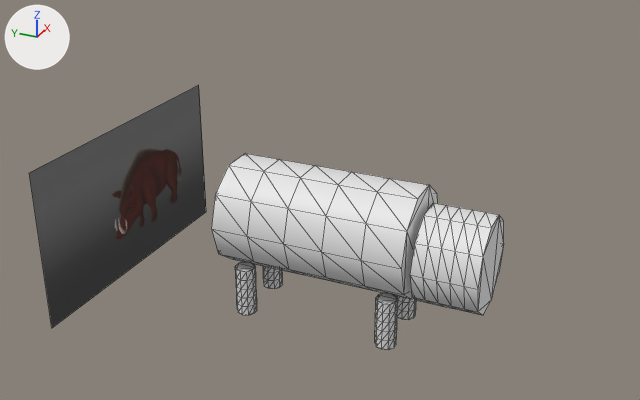
Before and after pictures for a commit that changed the FBX model Assets/Game/Art/Characters/JabaliPetit/JabaliPetit_model.fbx.
Rendered twice from a 50 mm camera at (-4.68, -2.03, 3.15) aimed at (0.08, 0.1, 0.77). Arrows for +X, +Y and +Z are at upper left; the lights stay in place. Mesh edges are drawn as thin lines. Where no turn or scale is listed for an object, it has been applied to the vertices.
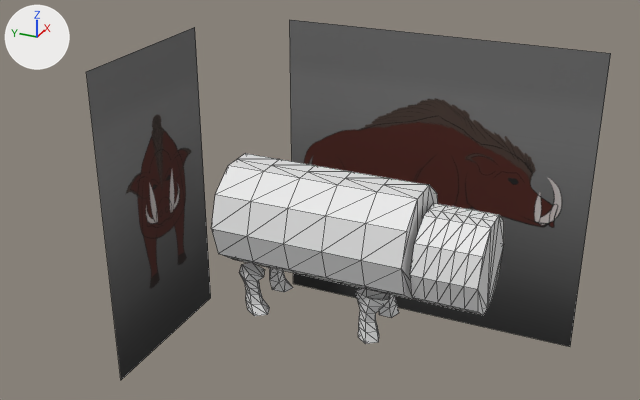
Where the newer file only moved an object's origin or applied its transform, the numbers keep the older frame.

Edits to the bpy script that builds the scene:
```text
Add img_jabalipetit3d_jpg:
    img_jabalipetit3d_jpg = load_image('jabalipetit3d.jpg', '_unpacked/jabalipetit3d.jpg', 1920, 1080, 'sRGB')
Add mat_material__27:
    mat_material__27 = principled_material('Material #27')
    mat_material__27.texture = img_jabalipetit3d_jpg
    mat_material__27.roughness = 0.859
Add mat_material__26:
    mat_material__26 = principled_material('Material #26')
    mat_material__26.texture = img_jabalipetit3d_jpg
    mat_material__26.roughness = 0.859
Change me_mesh:
    where me_mesh.from_pydata(...)  # 4 vertices, 1 face; spans x -0.96..0.96, y 0.0, z -0.54..0.54
    used by ob_plane001; location = (0.0, 1.524, 0.576)
    remove me_mesh.materials.append(mat_material__25)  # picture img_jabalipetitv3_jpg
    me_mesh part 1
    me_mesh.vertices[0].co: (-0.96, 0.0, -0.54) -> (-0.66, -0.26, -1.06)  # pixel (51, 328) -> pixel (120, 380)
    me_mesh.vertices[1].co: (0.96, 0.0, -0.54) -> (0.54, -0.26, -1.06)  # pixel (206, 211) -> pixel (210, 297)
    me_mesh.vertices[2].co: (-0.96, 0.0, 0.54) -> (-0.66, -0.26, 1.11)  # pixel (29, 172) -> pixel (86, 71)
    me_mesh.vertices[3].co: (0.96, 0.0, 0.54) -> (0.54, -0.26, 1.11)  # pixel (198, 84) -> pixel (194, 27)
    add me_mesh.materials.append(mat_material__27)  # picture img_jabalipetit3d_jpg
Change me_mesh_001:
    used by ob_cylinder001; location = (0.0, 0.0, 0.0)
    remove me_mesh_001.from_pydata(...)  # 360 vertices, 696 faces; spans x -0.36..0.36, y -1.05..0.66, z 0.0..0.99
    add me_mesh_001.from_pydata(...)  # 264 vertices, 498 faces; spans x -0.36..0.36, y -1.05..0.66, z 0.0..0.99
    me_mesh_001 part 2: the loose piece of 60 vertices spanning x -0.26..-0.13, y 0.45..0.58, z 0.0..0.33 is rebuilt with 30 vertices and now spans x -0.25..-0.11, y 0.36..0.57, z 0.0..0.34
    me_mesh_001 part 3: the loose piece of 60 vertices spanning x 0.12..0.26, y -0.54..-0.41, z 0.0..0.33 is rebuilt with 30 vertices and now spans x 0.11..0.25, y -0.49..-0.26, z 0.0..0.33
    me_mesh_001 part 4: the loose piece of 60 vertices spanning x 0.12..0.26, y 0.45..0.58, z 0.0..0.33 is rebuilt with 30 vertices and now spans x 0.11..0.25, y 0.36..0.57, z 0.0..0.34
    me_mesh_001 part 5: a new loose piece of 30 vertices spanning x -0.25..-0.11, y -0.49..-0.26, z 0.0..0.33
    me_mesh_001 part 6: the loose piece of 60 vertices spanning x -0.26..-0.13, y -0.54..-0.41, z 0.0..0.33 is deleted
    me_mesh_001 part 7
    144 faces are deleted
    12 new vertices lie (-0.11, 0.0, 0.0) away from vertices in x 0.11, y -0.61..0.66, z 0.31..0.99
    12 new vertices lie (-0.1, 0.0, 0.0) away from vertices in x 0.1, y -1.05..-0.65, z 0.3..0.89
    192 new faces join them
    me_mesh_001 part 8: the surface is now shaded flat
Add me_mesh_002:
    me_mesh_002.from_pydata(...)  # 4 vertices, 1 face; spans x 0.0, y -1.11..1.11, z -1.09..1.09
    me_mesh_002.materials.append(mat_material__26)  # picture img_jabalipetit3d_jpg
Add ob_plane002:
    ob_plane002 = bpy.data.objects.new('Plane002', me_mesh_002)
    ob_plane002.location = (1.008, -0.351, 0.598)
```

Boxes [x1, y1, x2, y2] around the edits, measured in the pictures (640 x 400 px; the box of a moved part takes in the faces that stretch with it):
'Plane002', added
    after: [290, 20, 611, 347]
'Plane001', recoloured, reshaped (29% narrower, 45% taller)
    before: [29, 85, 206, 328]
    after: [86, 27, 211, 380]
'Cylinder001', reshaped
    before: [211, 154, 504, 350]
    after: [211, 153, 504, 344]
part 2 of me_mesh_001, rebuilt (35% wider)
    before: [235, 262, 257, 315]
    after: [240, 263, 270, 316]
part 3 of me_mesh_001, rebuilt
    before: [397, 296, 417, 320]
    after: [379, 294, 399, 318]
part 4 of me_mesh_001, rebuilt
    before: [263, 266, 283, 289]
    after: [269, 267, 293, 292]
part 5 of me_mesh_001, added
    after: [356, 288, 390, 344]
part 6 of me_mesh_001, deleted
    before: [375, 293, 398, 350]
part 7 of me_mesh_001, moved or reshaped
    before: [211, 154, 504, 315]
    after: [211, 153, 504, 315]
